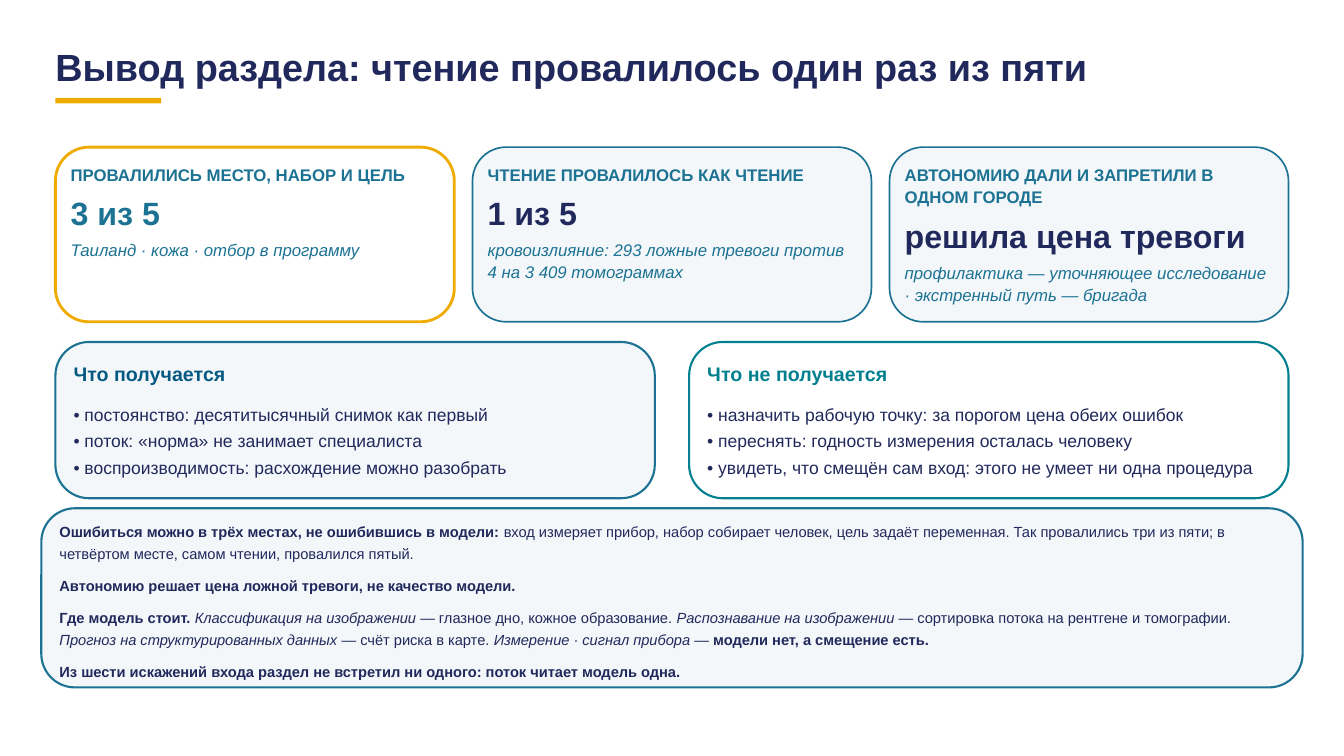
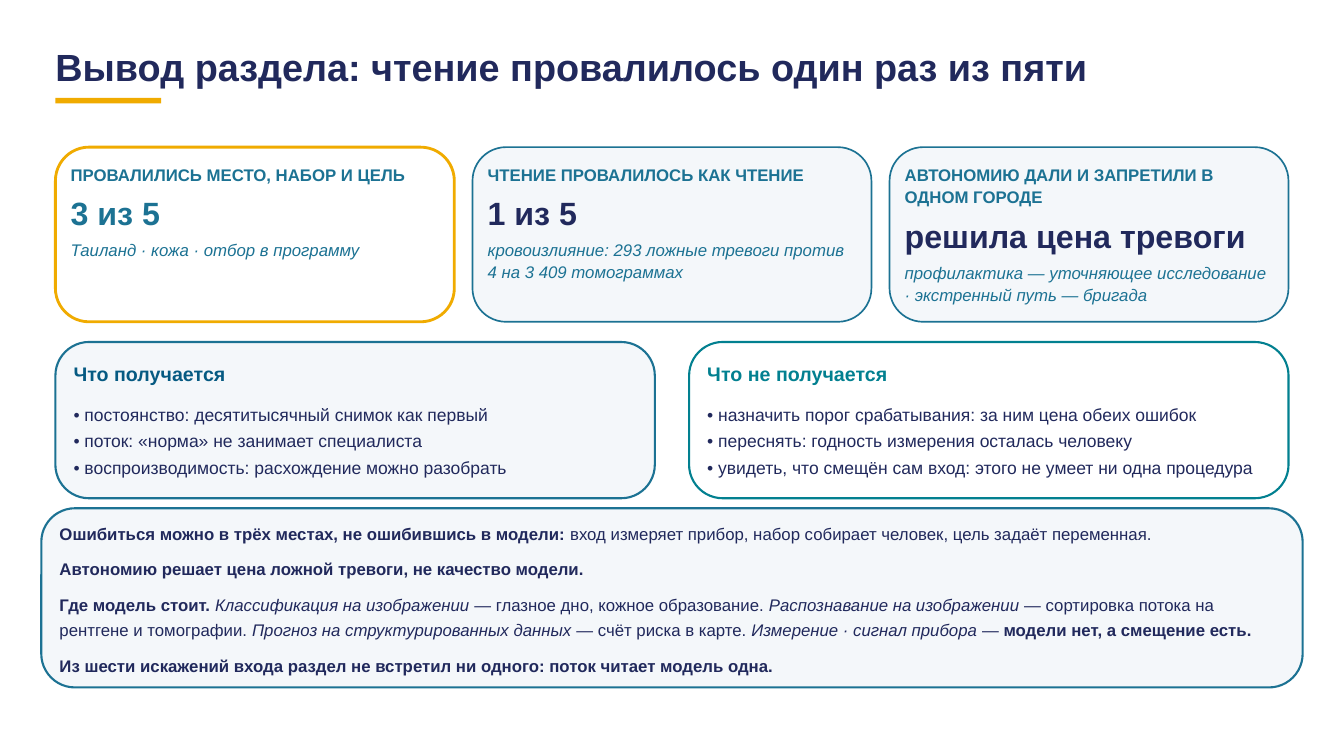
Before and after one commit to tellina-study/AI-usage-lessons, a slide deck: slide 38 of library/lectures/lec-07/rework/deck/lec-07-karkas.pptx. Drawn at 1344x756 pixels with LibreOffice and Linux fonts; fonts in the diff are those of the drawing. Boxes give left, top, right and bottom in pixels: in the first picture for what was removed or moved away, otherwise in the second. Text is boxed around its words. In the diff, an @@ line names an element or a change of style, - is before the commit and + after.

```diff
--- a/library/lectures/lec-07/rework/deck/lec-07-karkas.pptx
+++ b/library/lectures/lec-07/rework/deck/lec-07-karkas.pptx
@@ text at [718,408,1196,425]: text changed @@
-• назначить рабочую точку: за порогом цена обеих ошибок
+• назначить порог срабатывания: за ним цена обеих ошибок
@@ text at [59,527,1152,544]: text changed; size 10.5 to 12 pt @@
-Ошибиться можно в трёх местах, не ошибившись в модели: вход измеряет прибор, набор собирает человек, цель задаёт переменная. Так провалились три из пяти; в четвёртом месте, самом чтении, провалился пятый.
+Ошибиться можно в трёх местах, не ошибившись в модели: вход измеряет прибор, набор собирает человек, цель задаёт переменная.
@@ text at [59,562,1252,676]: size 10.5 to 12 pt in "Автономию решает цена ложной тревоги, не качество ...", "Где модель стоит. Классификация на изображении — ...", "Из шести искажений входа раздел не встретил ..." @@
```
Also in this commit, not shown: 49 other slides changed, 45 other files.
